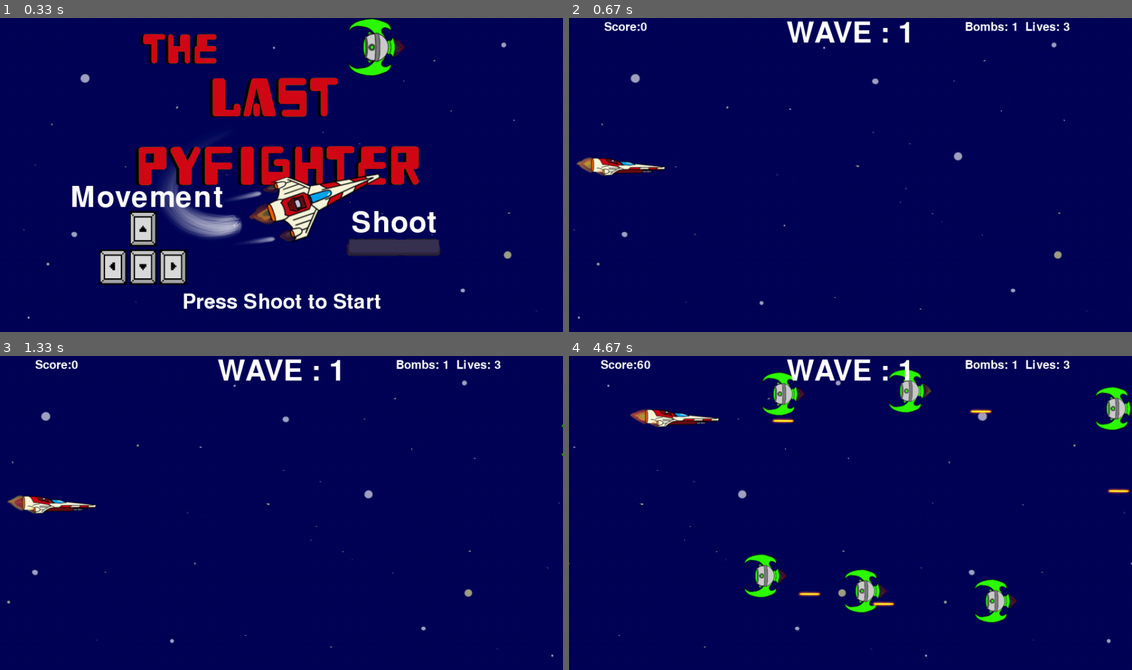
Above: before the commit, frames 1-4 (two rows, left to right).
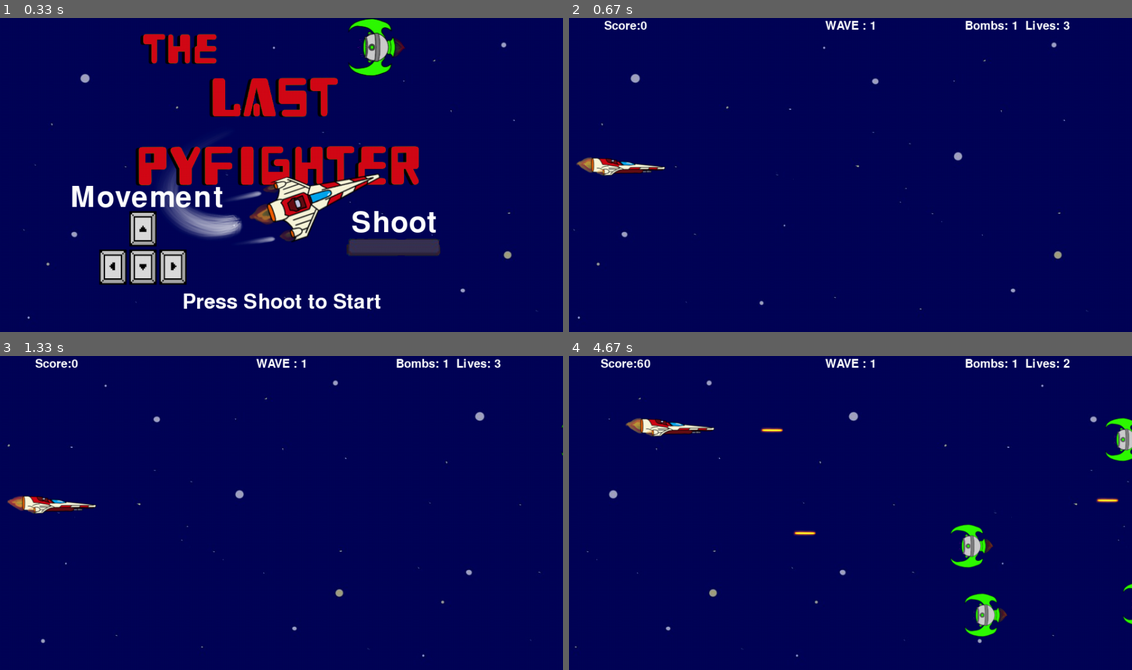
Above: after the commit, the same moments.

Repository: Demi-hero/UoN_Game_Project
Game: pygame game, started from Main.py
The game is run twice, just before and just after one commit, with the same random seed, the same clock (stepped at 60 frames per second) and the same inputs.
Inputs:
- Up to frame 1 (0.33 s): no input
- Up to frame 2 (0.67 s): tap Space at 0.33 s
- Up to frame 3 (1.33 s): tap P at 0.67, 1 s
- Up to frame 4 (4.67 s): hold Right 1.33-1.8 s; tap Space at 1.4, 1.7, 1.95, 2.28, 2.58, 2.78, 3.08, 3.35, 3.68, 3.98, 4.12, 4.52 s; hold Up 1.88-2.18 s; hold Right 2.22-2.68 s; hold Left 2.72-3.25 s; hold Down 3.28-3.58 s; hold Left 3.62-4.02 s; hold Up 4.05-4.42 s; hold Right from 4.45 s (still down)

Frame 1 is identical in both runs. In frame 2, 1.1% of the frame differs, in the area x 6-89%, y 0-8%; in frame 3, 1.7%; in frame 4, 7.3%, in the area x 0-100%, y 0-96%.

Commit message:
Pause Screen Other bug fix

Diff:
--- a/Main.py
+++ b/Main.py
@@ -23,7 +23,7 @@
         self.wavenum = 1
         self.kill_count = 0
         # basics game needs to run
-        self.white = (255,255,255)
+        self.white = (255, 255, 255)
         self.clock = pyg.time.Clock()
         self.starttime = 0
         self.framerate = 100
@@ -54,6 +54,10 @@
         # main game loop
         while self.running:
 
+            # updating the object states
+            self.Board.update()
+            self.all_sprites.update()
+
             # taking the player input, passing to event handler
             for event in pyg.event.get():
                 self.on_event(event, self.Files, self.Board)
@@ -66,9 +70,7 @@
                 elif (time.time() - self.starttime) // 1 > 15:
                     self.starttime = time.time()
 
-                # updating the object states
-                self.Board.update()
-                self.all_sprites.update()
+
 
                 # COLLISIONS
                 # check to see if a bullet hit an alien
@@ -97,7 +99,7 @@
                 if self.kill_count >= (self.difficulty + self.wavenum):
                     self.kill_count -= (self.difficulty + self.wavenum)
                     self.wavenum += 1
-                    if self.wavenum % 10 == 0:
+                    if self.wavenum % 4 == 0:
                         self.lives += 1
                         self.bombs += 1
                     self.purge_aliens()
@@ -124,10 +126,10 @@
                 self.all_sprites.draw(self.Board.screen)
 
                 # display lives and score at top of screen
-                self.message_display("Score:{}".format(self.score), 0.03, 0.1, 20)
-                self.message_display("Lives: {}".format(self.lives), 0.03, .85, 20)
-                self.message_display("Bombs: {}".format(self.bombs), 0.03, .75, 20)
-                self.message_display("WAVE : {}".format(self.wavenum), 0.05)
+                self.message_display("Score:{}".format(self.score), 0.025, 0.1, 20)
+                self.message_display("Lives: {}".format(self.lives), 0.025, .85, 20)
+                self.message_display("Bombs: {}".format(self.bombs), 0.025, .75, 20)
+                self.message_display("WAVE : {}".format(self.wavenum), 0.025, font_size=20)
                 # if out of lives - game over (see eventhandler)
                 if self.lives < 1:
                     self.gameover(self.Board, self.player, self.Files["scores"])
--- a/eventhandler.py
+++ b/eventhandler.py
@@ -30,11 +30,21 @@
     def on_pause(self, minimised=0):
         if not self.paused:
             self.paused = True
+            for alien in self.aliens:
+                alien.vx = 0
+                alien.firing_solution = 0
+            for bullet in self.alienbullets:
+                bullet.vx = 0
             self.message_display("GAME PAUSED", .30)
             self.message_display("Press p to unpause")
             self.message_display("Press q to quit", .65)
             pyg.display.update()
         elif not minimised:
+            for alien in self.aliens:
+                alien.vx = -2
+                alien.firing_solution = 1
+            for bullet in self.alienbullets:
+                bullet.vx = -10
             self.paused = False
 
     # game over screen and logic
@@ -127,6 +137,9 @@
         # checks for when keys are pressed
         elif event.type == pyg.KEYDOWN:
                 self.on_key_down(event, files, board)
+        elif event.type == pyg.ACTIVEEVENT:
+            if event.state == 6:
+                self.on_pause()
 
     def on_exit(self):
         self.startup = False
@@ -164,7 +177,7 @@
 
     # logic for bomb power-up
     def on_bomb(self, board, files):
-        if self.bombs > 0 and not self.paused:
+        if self.bombs < 5 and not self.paused:
             files['sounds'].ult.play()
             self.score += 1000
             board.screen.fill(self.white)
@@ -188,7 +201,7 @@
 
     # spawns aliens, rate increases as player completes waves
     def new_alien(self, amount=1):
-        for i in range (amount):
+        for i in range(amount):
             alien = gamedata.Alien(self)
             alien.collide(self.aliens)
             self.all_sprites.add(alien)
--- a/gamedata.py
+++ b/gamedata.py
@@ -153,6 +153,7 @@
         self.vy = 1
         # spawn rate/fire rate - the SMALLER the number, the MORE OFTEN they spawn/fire
         self.spawn_rate = 100
+        self.firing_solution = 1
         self.fire_rate = 300
         self.animation_loop = 0
         # this is logic for the smart alien that tracks player movement
@@ -167,7 +168,7 @@
 
     def shoot(self, rate):
         # aliens fire based on fire_rate, adds alien bullets to the groups
-        if (randint(1, rate) == 1) and (self.rect.x < WIDTH):
+        if (randint(1, rate) == self.firing_solution) and (self.rect.x < WIDTH):
             albull = AlBullet(self.rect.x, (self.rect.y + self.ht // 2))
             self.main.alienbullets.add(albull)
             self.main.all_sprites.add(albull)
